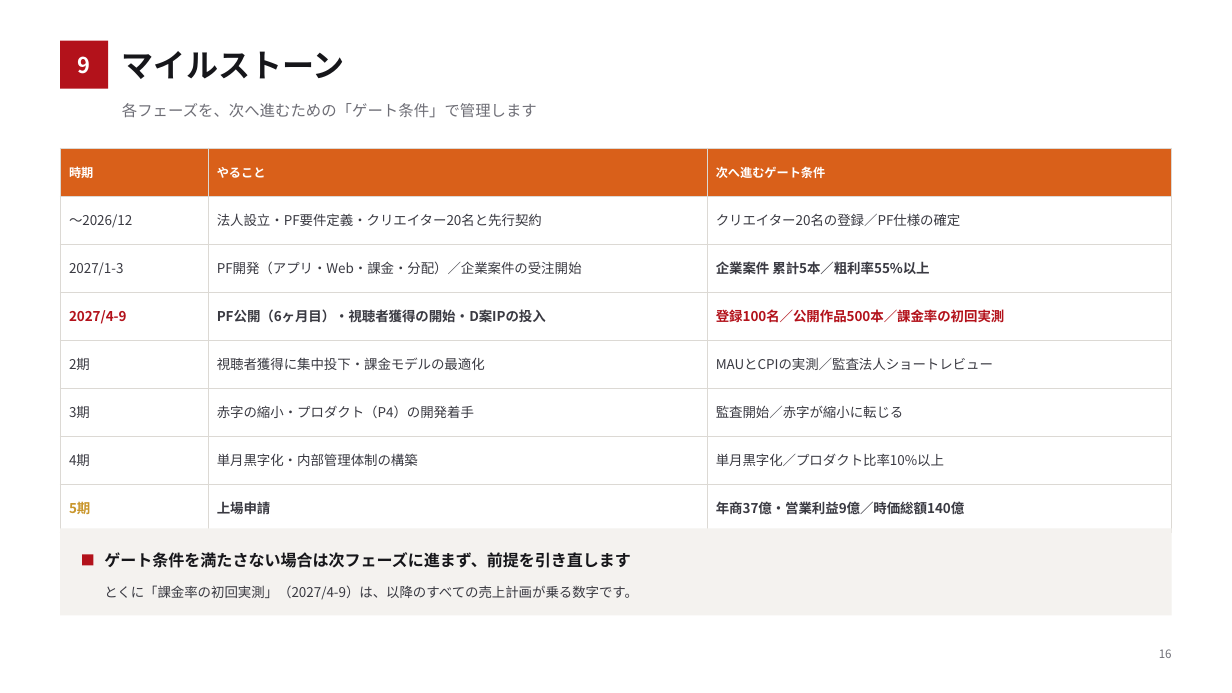
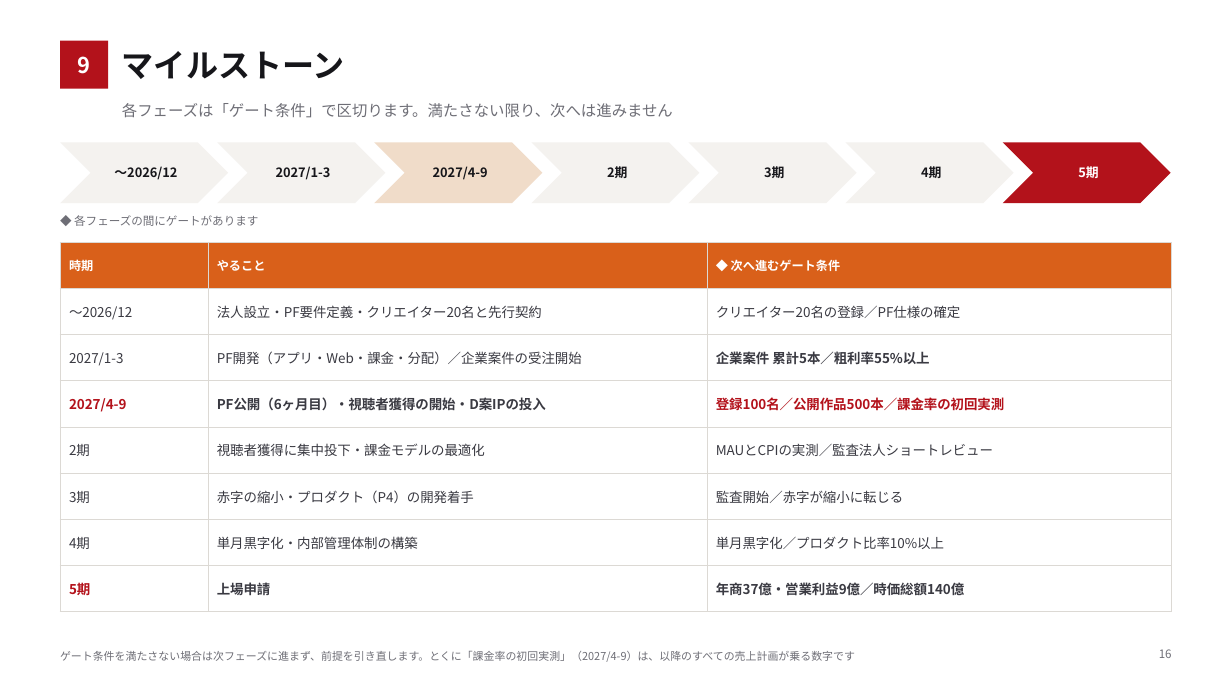
Before and after one commit to bpn333333/test, a slide deck: slide 17 of 投資家向け企画書.pptx. Drawn at 1232x693 pixels with LibreOffice and Linux fonts; fonts in the diff are those of the drawing. Boxes give left, top, right and bottom in pixels: in the first picture for what was removed or moved away, otherwise in the second. Text is boxed around its words. In the diff, an @@ line names an element or a change of style, - is before the commit and + after.

```diff
--- a/投資家向け企画書.pptx
+++ b/投資家向け企画書.pptx
@@ text at [122,103,673,118]: text changed @@
-各フェーズを、次へ進むための「ゲート条件」で管理します
+各フェーズは「ゲート条件」で区切ります。満たさない限り、次へは進みません
@@ chevron added at [60,142,228,203], fill #F4F2EF @@
@@ chevron added at [217,142,385,203], fill #F4F2EF @@
@@ chevron added at [374,142,543,203], fill #F0DCC9 @@
@@ chevron added at [531,142,700,203], fill #F4F2EF @@
@@ chevron added at [689,142,857,203], fill #F4F2EF @@
@@ chevron added at [846,142,1014,203], fill #F4F2EF @@
@@ chevron added at [1003,142,1171,203], fill #B3121B @@
@@ text added at [114,166,177,180], 10 pt, text #16161A, bold @@
+〜2026/12
@@ text added at [276,166,331,180], 10 pt, text #16161A, bold @@
+2027/1-3
@@ text added at [433,166,488,180], 10 pt, text #16161A, bold @@
+2027/4-9
@@ text added at [607,166,627,178], 10 pt, text #16161A, bold @@
+2期
@@ text added at [764,166,784,178], 10 pt, text #16161A, bold @@
+3期
@@ text added at [921,166,941,178], 10 pt, text #16161A, bold @@
+4期
@@ text added at [1078,166,1098,178], 10 pt, text #FFFFFF, bold @@
+5期
@@ text added at [74,215,258,226], 9 pt, text #6E6E76 @@
+◆ 各フェーズの間にゲートがあります
@@ table at [60,242,1172,600] @@
-row 1, column 3: 次へ進むゲート条件
+row 1, column 3: ◆ 次へ進むゲート条件
@@ text colour #C9962C to #B3121B in "5期" @@
@@ table: place and size @@
-table at [60,148,1172,519]
+table at [60,242,1172,600]
@@ rectangle removed at [60,529,1172,616] @@
@@ rectangle removed at [82,555,93,566] @@
@@ text removed at [104,552,631,568] @@
-ゲート条件を満たさない場合は次フェーズに進まず、前提を引き直します
@@ text at [60,651,855,662]: text changed; size 10.5 to 8.5 pt; text colour #3A3A42 to #6E6E76 @@
-とくに「課金率の初回実測」（2027/4-9）は、以降のすべての売上計画が乗る数字です。
+ゲート条件を満たさない場合は次フェーズに進まず、前提を引き直します。とくに「課金率の初回実測」（2027/4-9）は、以降のすべての売上計画が乗る数字です
@@ text "ゲート条件を満たさない場合は次フェーズに進まず、前提を引き直します。とくに「課金率の初回実測」（2027/4-9）は、以 ..." at [60,651,855,662]: vertical alignment top to middle @@
```
Also in this commit, not shown: 4 other slides changed, 1 other file.
